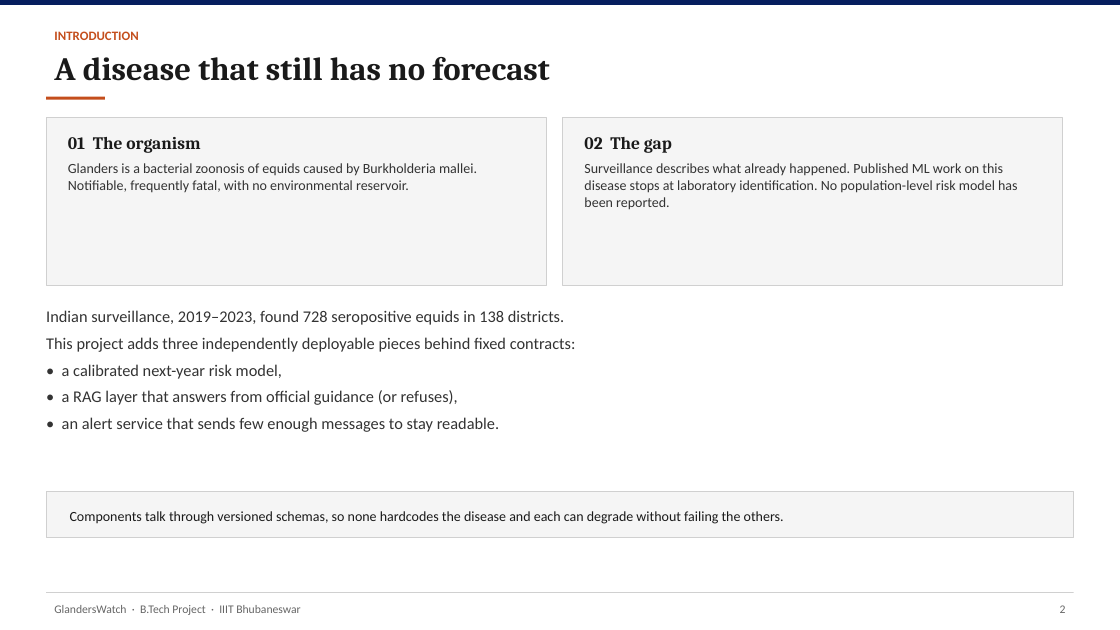
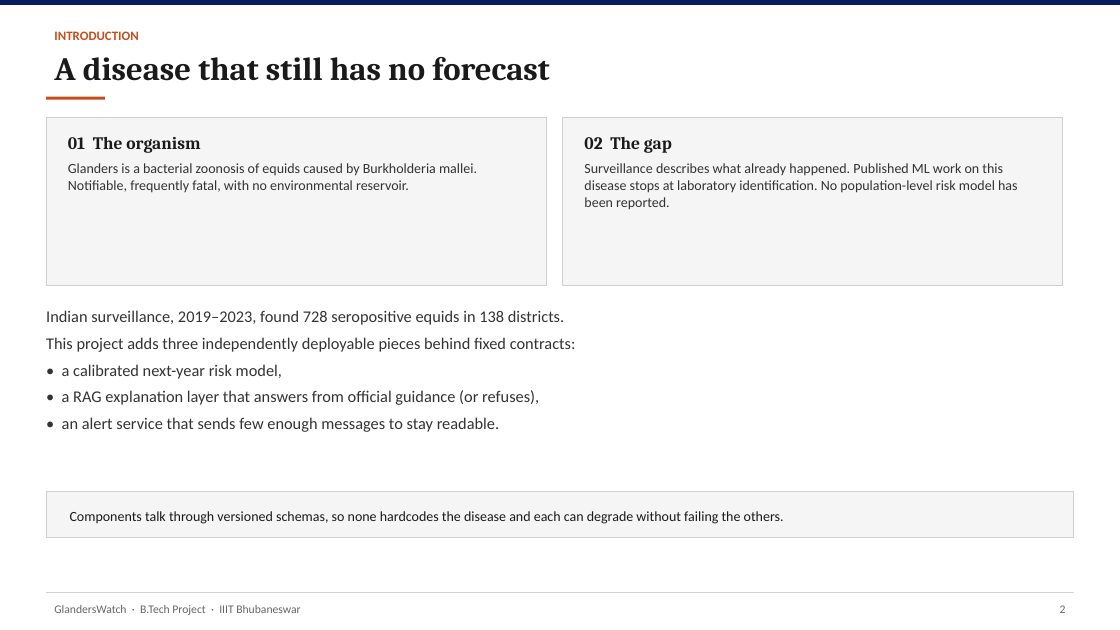
Before and after one commit to YuvrajSingh-mist/glandersWatch, a slide deck: slide 3 of slides/GlandersWatch_Deck.pptx. Drawn at 1120x630 pixels with LibreOffice and Linux fonts; fonts in the diff are those of the drawing. Boxes give left, top, right and bottom in pixels: in the first picture for what was removed or moved away, otherwise in the second. Text is boxed around its words. In the diff, an @@ line names an element or a change of style, - is before the commit and + after.

Commit message:
Align viva deck RAG slides with Final_v2 proposal content.
Add evidence-separation and PFPT/CAIS attribution-audit slides, refresh evaluation metrics and references, and retitle the RAG segment to the explanation layer.

```diff
--- a/slides/GlandersWatch_Deck.pptx
+++ b/slides/GlandersWatch_Deck.pptx
@@ text at (62, 390, 539, 405): text changed @@
-• a RAG layer that answers from official guidance (or refuses),
+• a RAG explanation layer that answers from official guidance (or refuses),
```
Also in this commit, not shown: 11 other slides changed, 2 slides added, 1 other file.
